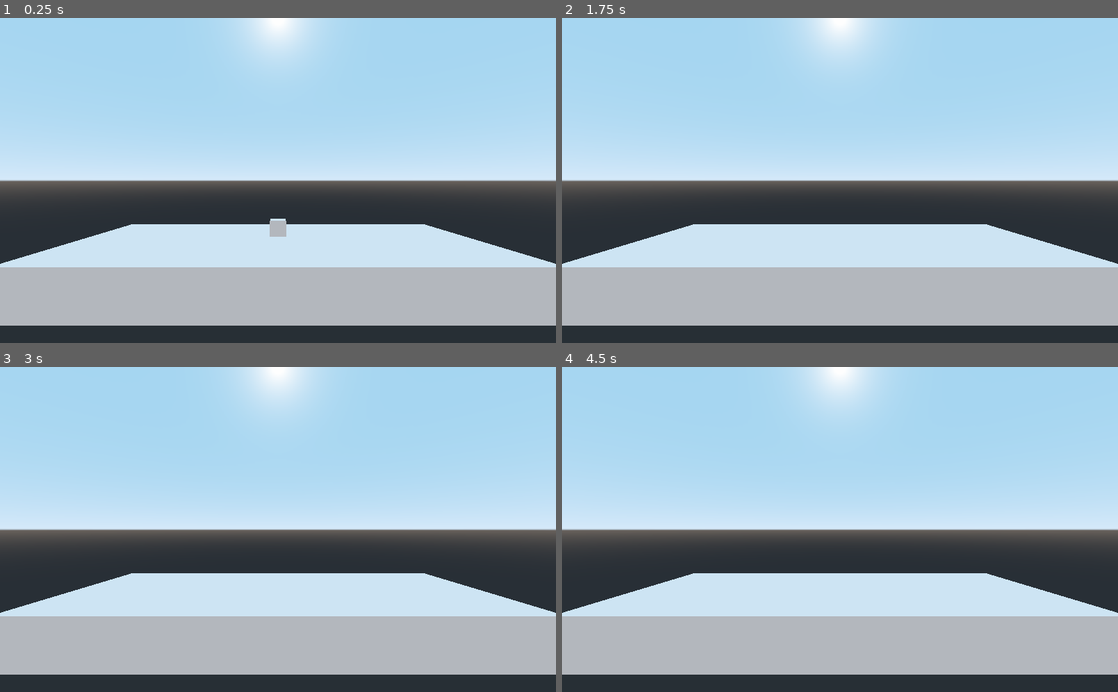
Above: before the commit, frames 1-4 (two rows, left to right).
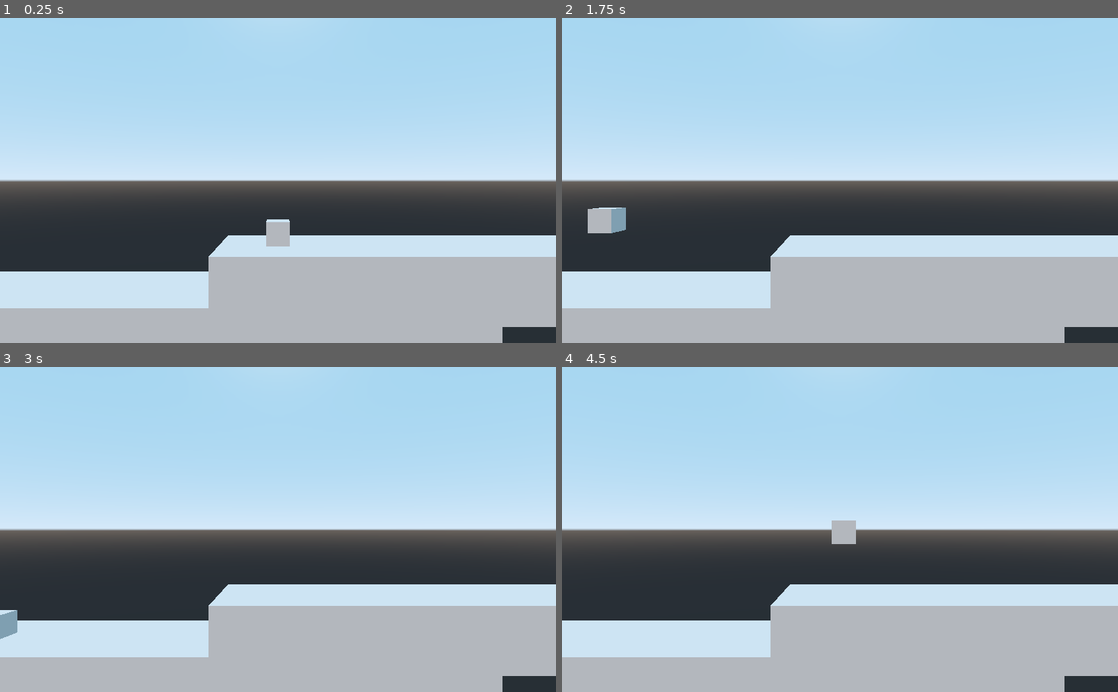
Above: after the commit, the same moments.

Repository: songhzh/all-star
Game: Godot game, scene res://World.tscn
Same seed, same stepped clock (60 frames per second), same inputs: the game is played once before the commit and once after it.
Inputs:
- Up to frame 1 (0.25 s): no input
- Up to frame 2 (1.75 s): tap Enter at 0.5 s; hold Right (ui_right) 0.53-1.28 s; hold A (a, bound only after the commit) 0.53-1.28 s; tap D (d, bound only after the commit) at 0.8, 1.35 s; hold Left (ui_left) from 1.28 s (still down); tap W (w, bound only after the commit) at 1.55 s
- Up to frame 3 (3 s): release Left (ui_left) at 2.03 s; hold W (w, bound only after the commit) 2.03-2.78 s; hold Right (ui_right) from 2.03 s (still down); tap A (a, bound only after the commit) at 2.3, 2.85 s; tap Space at 2.75 s
- Up to frame 4 (4.5 s): tap D (d, bound only after the commit) at 3.05 s; tap Enter at 3.5 s; release Right (ui_right) at 3.53 s; hold D (d, bound only after the commit) 3.53-4.28 s; hold Left (ui_left) from 3.53 s (still down); tap W (w, bound only after the commit) at 3.8, 4.35 s

The runs differ from the first frame. In frame 1, 19% of the frame differs, in the area x 0-100%, y 0-100%; in frame 2, 19%; in frame 3, 18%; in frame 4, 19%.

Commit message:
add basic fsm

Diff:
--- /dev/null
+++ b/BaseCharacter/States/fall.gd
@@ -0,0 +1,15 @@
+extends "res://BaseCharacter/States/state.gd"
+
+func update(delta):
+	if c.is_on_floor() and c.velocity.y <= 0:
+		emit_signal("finish", get_next_state())
+		return
+
+	c.velocity.x += get_x_direction() * c.AIR_SPEED_MULT
+	c.velocity.x = clamp(c.velocity.x, -c.MOVE_SPEED, c.MOVE_SPEED)
+
+func get_next_state():
+	if not get_x_direction():
+		return "idle"
+	else:
+		return "move"
--- /dev/null
+++ b/BaseCharacter/States/idle.gd
@@ -0,0 +1,13 @@
+extends "res://BaseCharacter/States/state.gd"
+
+func start():
+	c.velocity = Vector3()
+
+func handle_input(event):
+	if c.is_on_floor() and event.is_action_pressed("w"):
+		emit_signal("finish", "jump")
+		return
+
+	if get_x_direction():
+		emit_signal("finish", "move")
+		return
--- /dev/null
+++ b/BaseCharacter/States/jump.gd
@@ -0,0 +1,5 @@
+extends "res://BaseCharacter/States/state.gd"
+
+func start():
+	c.velocity.y = c.JUMP_SPEED
+	emit_signal("finish", "fall")
--- /dev/null
+++ b/BaseCharacter/States/move.gd
@@ -0,0 +1,19 @@
+extends "res://BaseCharacter/States/state.gd"
+
+var direction = 0
+
+func handle_input(event):
+	if c.is_on_floor() and event.is_action_pressed("w"):
+		emit_signal("finish", "jump")
+		return
+
+	if not get_x_direction():
+		emit_signal("finish", "idle")
+		return
+
+func update(delta):
+	c.velocity.x = get_x_direction() * c.MOVE_SPEED
+
+	if not c.is_on_floor():
+		emit_signal("finish", "fall")
+		return
--- /dev/null
+++ b/BaseCharacter/States/state.gd
@@ -0,0 +1,27 @@
+extends Node
+
+signal finish(next_state)
+
+var c = null
+
+func init(c):
+	self.c = c
+	start()
+
+func start():
+	pass
+
+func exit():
+	pass
+
+func handle_input(event):
+	pass
+
+func update(delta):
+	pass
+
+func on_anim_done(anim_name):
+	pass
+
+func get_x_direction():
+	return int(Input.is_action_pressed("d")) - int(Input.is_action_pressed("a"))
--- /dev/null
+++ b/BaseCharacter/base_character.gd
@@ -0,0 +1,52 @@
+extends KinematicBody
+
+export var MOVE_SPEED = 3.0
+export var AIR_SPEED_MULT = 0.5
+export var JUMP_SPEED = 5.0
+export var GRAVITY = 0.4
+
+onready var STR_TO_STATE = {
+	"idle": $States/Idle,
+	"jump": $States/Jump,
+	"move": $States/Move,
+	"fall": $States/Fall
+}
+
+var current_state = null
+var velocity = Vector3()
+var damage = 0
+
+
+func _ready():
+	ready()
+
+func _input(event):
+	input(event)
+
+func _physics_process(delta):
+	physics_process(delta)
+
+func ready():
+	for state in $States.get_children():
+		state.connect("finish", self, "change_state")
+
+	change_state("idle")
+
+func input(event):
+	current_state.handle_input(event)
+
+func physics_process(delta):
+	velocity.y -= GRAVITY
+	current_state.update(delta)
+	velocity = move_and_slide(velocity, Vector3(0, 1, 0))
+
+
+func change_state(state_name):
+	print(state_name)
+	var state = STR_TO_STATE[state_name]
+
+	if (current_state != null):
+		current_state.exit()
+
+	current_state = state
+	current_state.init(self)
--- a/Character.gd
+++ /dev/null
@@ -1,24 +0,0 @@
-extends KinematicBody
-
-export var move_speed = 5.0
-
-
-func _ready():
-	ready()
-
-#func _process(delta):
-#	process(delta)
-
-func _physics_process(delta):
-	physics_process(delta)
-
-func ready():
-	pass
-
-func process(delta):
-	pass
-
-func physics_process(delta):
-	var direction = Input.get_action_strength("ui_right") - Input.get_action_strength("ui_left")
-	var motion = Vector3(1, 0, 0) * direction * move_speed + Vector3(0, -1, 0)
-	move_and_collide(motion * delta)
--- a/World.tscn
+++ b/World.tscn
@@ -1,44 +1,83 @@
-[gd_scene load_steps=6 format=2]
+[gd_scene load_steps=12 format=2]
 
-[ext_resource path="res://Player.gd" type="Script" id=1]
+[ext_resource path="res://generic_character_1.gd" type="Script" id=1]
+[ext_resource path="res://BaseCharacter/States/idle.gd" type="Script" id=2]
+[ext_resource path="res://BaseCharacter/States/jump.gd" type="Script" id=3]
+[ext_resource path="res://BaseCharacter/States/move.gd" type="Script" id=4]
+[ext_resource path="res://BaseCharacter/States/fall.gd" type="Script" id=5]
 
-[sub_resource type="CubeMesh" id=2]
+[sub_resource type="CubeMesh" id=1]
 size = Vector3( 0.2, 0.2, 0.2 )
 
-[sub_resource type="BoxShape" id=3]
+[sub_resource type="BoxShape" id=2]
 extents = Vector3( 0.1, 0.1, 0.1 )
 
-[sub_resource type="CubeMesh" id=1]
-size = Vector3( 5, 0.5, 2 )
+[sub_resource type="CubeMesh" id=3]
+size = Vector3( 10, 0.5, 1 )
 
 [sub_resource type="BoxShape" id=4]
-extents = Vector3( 2.5, 0.25, 1 )
+extents = Vector3( 5, 0.25, 0.5 )
+
+[sub_resource type="CubeMesh" id=5]
+size = Vector3( 5, 1, 1 )
+
+[sub_resource type="BoxShape" id=6]
+extents = Vector3( 2.5, 0.5, 0.5 )
 
 [node name="Spatial" type="Spatial"]
 
 [node name="Camera" type="Camera" parent="."]
 transform = Transform( 1, 0, 0, 0, 1, 0, 0, 0, 1, 0, 1, 3 )
+fov = 50.0
 
 [node name="Sun" type="DirectionalLight" parent="."]
 transform = Transform( 1, 0, 0, 0, 0.707107, 0.707107, 0, -0.707107, 0.707107, 0, 5, 10 )
 light_color = Color( 0.615686, 0.466667, 0.337255, 1 )
 
-[node name="Player" type="KinematicBody" parent="."]
-transform = Transform( 1, 0, 0, 0, 1, 0, 0, 0, 1, 0, 0.644345, 0 )
+[node name="Player1" type="KinematicBody" parent="."]
+transform = Transform( 1, 0, 0, 0, 1, 0, 0, 0, 1, 0, 0.942341, 0 )
 script = ExtResource( 1 )
 
-[node name="MeshInstance" type="MeshInstance" parent="Player"]
-mesh = SubResource( 2 )
-material/0 = null
-
-[node name="CollisionShape" type="CollisionShape" parent="Player"]
-shape = SubResource( 3 )
-
-[node name="World" type="StaticBody" parent="."]
-
-[node name="MeshInstance" type="MeshInstance" parent="World"]
+[node name="MeshInstance" type="MeshInstance" parent="Player1"]
 mesh = SubResource( 1 )
 material/0 = null
 
-[node name="CollisionShape" type="CollisionShape" parent="World"]
+[node name="CollisionShape" type="CollisionShape" parent="Player1"]
+shape = SubResource( 2 )
+
+[node name="States" type="Node" parent="Player1"]
+
+[node name="Idle" type="Node" parent="Player1/States"]
+script = ExtResource( 2 )
+
+[node name="Jump" type="Node" parent="Player1/States"]
+script = ExtResource( 3 )
+
+[node name="Move" type="Node" parent="Player1/States"]
+script = ExtResource( 4 )
+
+[node name="Fall" type="Node" parent="Player1/States"]
+script = ExtResource( 5 )
+
+[node name="World" type="Spatial" parent="."]
+transform = Transform( 1, 0, 0, 0, 1, 0, 0, 0, 1, 4, 0, 0 )
+
+[node name="HighGround" type="StaticBody" parent="World"]
+transform = Transform( 1, 0, 0, 0, 1, 0, 0, 0, 1, 0.5, 0.2, 0 )
+
+[node name="MeshInstance" type="MeshInstance" parent="World/HighGround"]
+mesh = SubResource( 3 )
+material/0 = null
+
+[node name="CollisionShape" type="CollisionShape" parent="World/HighGround"]
 shape = SubResource( 4 )
+
+[node name="LowGround" type="StaticBody" parent="World"]
+transform = Transform( 1, 0, 0, 0, 1, 0, 0, 0, 1, -4.89301, -0.41653, 0 )
+
+[node name="MeshInstance" type="MeshInstance" parent="World/LowGround"]
+mesh = SubResource( 5 )
+material/0 = null
+
+[node name="CollisionShape" type="CollisionShape" parent="World/LowGround"]
+shape = SubResource( 6 )
--- a/Player.gd
+++ b/generic_character_1.gd
@@ -1,4 +1,4 @@
-extends "res://Character.gd"
+extends "res://BaseCharacter/base_character.gd"
 
 # Declare member variables here.
 
@@ -14,4 +14,4 @@
 #	pass
 
 func physics_process(delta):
-	.physics_process(delta)
+	.physics_process(delta) # Call parent's function
--- a/project.godot
+++ b/project.godot
@@ -19,6 +19,29 @@
 run/main_scene="res://World.tscn"
 config/icon="res://icon.png"
 
+[input]
+
+w={
+"deadzone": 0.5,
+"events": [ Object(InputEventKey,"resource_local_to_scene":false,"resource_name":"","device":0,"alt":false,"shift":false,"control":false,"meta":false,"command":false,"pressed":false,"scancode":87,"unicode":0,"echo":false,"script":null)
+ ]
+}
+a={
+"deadzone": 0.5,
+"events": [ Object(InputEventKey,"resource_local_to_scene":false,"resource_name":"","device":0,"alt":false,"shift":false,"control":false,"meta":false,"command":false,"pressed":false,"scancode":65,"unicode":0,"echo":false,"script":null)
+ ]
+}
+s={
+"deadzone": 0.5,
+"events": [ Object(InputEventKey,"resource_local_to_scene":false,"resource_name":"","device":0,"alt":false,"shift":false,"control":false,"meta":false,"command":false,"pressed":false,"scancode":83,"unicode":0,"echo":false,"script":null)
+ ]
+}
+d={
+"deadzone": 0.5,
+"events": [ Object(InputEventKey,"resource_local_to_scene":false,"resource_name":"","device":0,"alt":false,"shift":false,"control":false,"meta":false,"command":false,"pressed":false,"scancode":68,"unicode":0,"echo":false,"script":null)
+ ]
+}
+
 [rendering]
 
 environment/default_environment="res://default_env.tres"
